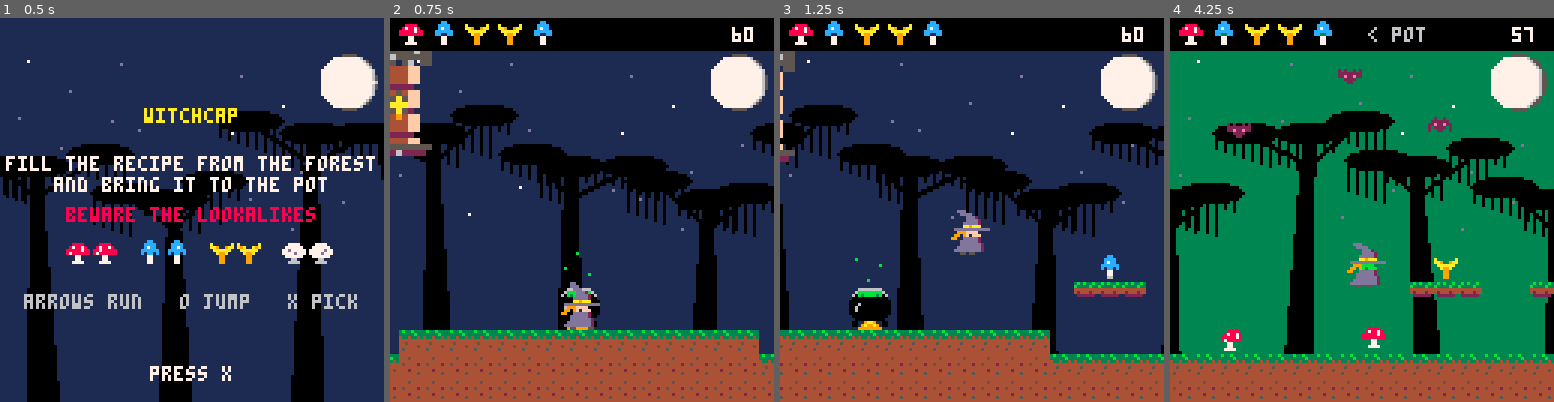
Above: before the commit, frames 1-4 (left to right).
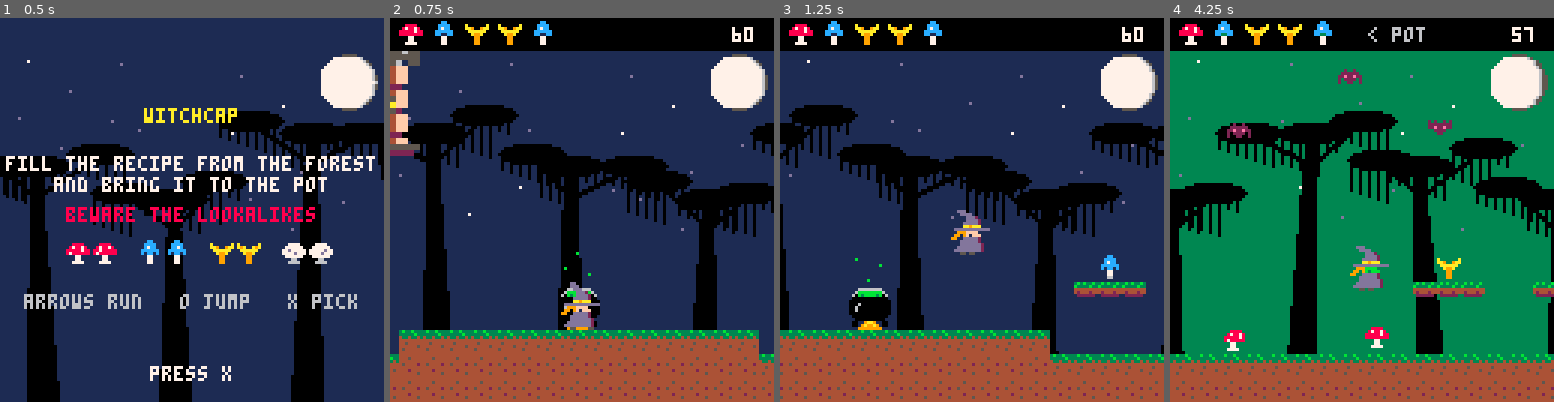
Above: after the commit, the same moments.

Repository: drachis/carts
Game: PICO-8 cartridge proj/witchcap/tests/test_boot.p8
Two runs of this game, one before a commit and one after it. Both use one fixed random seed, a clock stepped at 60 frames per second and the inputs below.
Inputs:
- Up to frame 1 (0.5 s): tap X (X key) at 0.33 s
- Up to frame 2 (0.75 s): tap O (Z key) at 0.7 s
- Up to frame 3 (1.25 s): tap X (X key) at 1.07 s
- Up to frame 4 (4.25 s): hold Right 1.6-2.1 s; tap O (Z key) every 0.4 s from 1.7 to 4.1 s; tap X (X key) at 1.85, 2.97, 4.08 s; hold Up 2.15-2.42 s; hold Right 2.47-3.03 s; hold Left 3.08-3.58 s; hold Down 3.63-3.97 s; hold Right from 4.02 s (still down)

Frame 1 is identical in both runs. In frame 2, 1.5% of the frame differs, in the area x 0-11%, y 8-36%; in frame 3, 0.4%; in frame 4, 10%, in the area x 0-100%, y 10-100%.

Commit message:
witchcap: the hut keeps its weight over its feet, shifting onto the planted foot as the other swings and bringing its feet under it when it stops; its limbs are turned, not sheared, so the thighs keep their shape (2682 tokens)
Co-Authored-By: Claude Opus 5.5 <noreply@anthropic.com>

Diff:
--- a/proj/witchcap/hut.lua
+++ b/proj/witchcap/hut.lua
@@ -29,7 +29,8 @@
 end
 
 function reset_hut()
- hut={x=cauldron_x-100,walk=0,travel=0,facing=1,turn=1,feet={}}
+ hut={x=cauldron_x-100,travel=0,facing=1,turn=1,feet={}}
+ hut.body_x=hut.x
  -- it stands with one foot ahead of the other, and the two take their
  -- steps half a stride apart
  for number=1,2 do
@@ -49,7 +50,9 @@
  hut.travel+=abs(walk)
  if abs(walk)>0.3 then hut.facing=sgn(walk) end
  hut.turn+=mid(-0.05,hut.facing-hut.turn,0.05)
- for foot in all(hut.feet) do
+ for number,foot in ipairs(hut.feet) do
+  -- where this foot belongs when the hut is standing
+  local standing_x=hut.x+foot.hip*2
   if foot.step>0 then
    foot.x+=(foot.to_x-foot.x)/foot.step
    foot.step-=1
@@ -59,32 +62,45 @@
    foot.lift_at+=hut_stride
    foot.step=hut_step_frames
    foot.to_x=hut.x+sgn(walk)*(hut_stride+abs(walk)*hut_step_frames)/2
+  elseif abs(walk)<0.2 and abs(foot.x-standing_x)>10
+   and hut.feet[3-number].step==0 then
+   -- once it has stopped it brings its feet back under itself
+   foot.step=hut_step_frames
+   foot.to_x=standing_x
   end
  end
+ -- its weight stays over its feet: the body moves over the foot that is
+ -- planted while the other swings, and midway between them when both
+ -- are down, so it sways forward with each step and never overhangs
+ local first,second=hut.feet[1],hut.feet[2]
+ local balance=(first.x+second.x)/2
+ if first.step>0 then balance=second.x end
+ if second.step>0 then balance=first.x end
+ hut.body_x+=(balance-hut.body_x)/4
 end
 
--- the limb picture in map column `column`, drawn from one joint to the
--- other at twice its width, as textured lines side by side. the joints
--- are moved to whole pixels and the lines are a whole pixel apart, along
--- x for an upright limb and along y for a level one, so every line
--- covers the same pixels of the picture and nothing shimmers as it moves.
+-- the limb picture in map column `column`, turned to lie from one joint
+-- to the other, `thickness` pixels to either side of the bone. it is
+-- drawn as textured lines across the limb at right angles to the bone,
+-- one for each row of the picture's length and half a pixel apart so
+-- that none are missed: a true turn, with no shear. the joints are moved
+-- to whole pixels so that the picture does not crawl as it moves.
 function draw_limb(column,thickness,x0,y0,x1,y1)
  x0,y0,x1,y1=flr(x0),flr(y0),flr(x1),flr(y1)
  local dx,dy=x1-x0,y1-y0
- local long=max(abs(dx),abs(dy))
- -- `thickness` is half the limb's width in pixels. a slanted limb is cut
- -- on the slant, so it takes more lines to be as thick
- local half=flr(thickness*sqrt(dx*dx+dy*dy)/long)
- local upright=abs(dy)>=abs(dx)
- for across=-half,half-1 do
-  local shift_x,shift_y=upright and across or 0,upright and 0 or across
-  tline(x0+shift_x,y0+shift_y,x1+shift_x,y1+shift_y,
-   column+(across+half)/half/2,16,0,3/long)
+ local length=sqrt(dx*dx+dy*dy)
+ local side_x,side_y=-dy/length*thickness,dx/length*thickness
+ -- the picture is one tile wide, over as many pixels as a line has
+ local across_picture=0.5/max(abs(side_x),abs(side_y))
+ for along=0,length-0.5,0.5 do
+  local x,y=x0+dx*along/length,y0+dy*along/length
+  tline(x-side_x,y-side_y,x+side_x,y+side_y,
+   column,16+along/length*3,across_picture,0)
  end
 end
 
 function draw_hut(camera_x)
- local x,turn=hut.x-camera_x,hut.turn
+ local x,turn=hut.body_x-camera_x,hut.turn
  local flipped,side_on=turn<0,abs(turn)>0.4
  -- the floor of the hut, which rides up and down a little as it goes
  -- and lifts as it turns
--- a/proj/witchcap/tests/test_witch.lua
+++ b/proj/witchcap/tests/test_witch.lua
@@ -123,9 +123,13 @@
   buttons={1},frames=400,
   setup=function()
    arena()
-   landings,was_stepping={},{}
+   landings,was_stepping,overhang={},{},0
   end,
   each=function()
+   -- how far its body is outside the span of its feet
+   local back=min(hut.feet[1].x,hut.feet[2].x)
+   local front=max(hut.feet[1].x,hut.feet[2].x)
+   overhang=max(overhang,max(back-hut.body_x,hut.body_x-front))
    for number,foot in ipairs(hut.feet) do
     if was_stepping[number] and foot.step==0 then
      add(landings,{number,foot.x})
@@ -139,8 +143,8 @@
     closest=min(closest,landings[i][2]-landings[i-1][2])
     if landings[i][1]==landings[i-1][1] then in_turn=false end
    end
-   return #landings>6 and in_turn and closest>24,
-    #landings.." landings, the closest "..closest.." pixels beyond the one before"
+   return #landings>6 and in_turn and closest>24 and overhang<4,
+    #landings.." landings, the closest "..closest.." pixels beyond the one before; its body never past its feet by more than "..overhang
   end,
  },
  {
@@ -159,6 +163,7 @@
   setup=function()
    arena()
    hut.x,hut.turn=witch.x-24,-0.1
+   hut.body_x=hut.x
    for foot in all(hut.feet) do foot.x=hut.x+foot.hip*3 end
   end,
   check=function()
@@ -175,8 +180,13 @@
   end,
   check=function()
    dump_screen("hut")
-   return abs(witch.x-24-hut.x)<8 and stat(7)==60,
-    "hut "..witch.x-hut.x.." pixels to her left, "..stat(7).." frames a second, cpu "..frame_cpu
+   -- and it stands with a foot either side of its middle
+   local feet=hut.feet
+   return abs(witch.x-24-hut.x)<8 and stat(7)==60
+    and feet[1].x<hut.body_x and feet[2].x>hut.body_x and feet[2].x-feet[1].x<50,
+    "hut "..witch.x-hut.x.." pixels to her left, feet at "..feet[1].x-hut.body_x
+    .." and "..feet[2].x-hut.body_x.." from its body, "
+    ..stat(7).." frames a second, cpu "..frame_cpu
   end,
  },
  {
